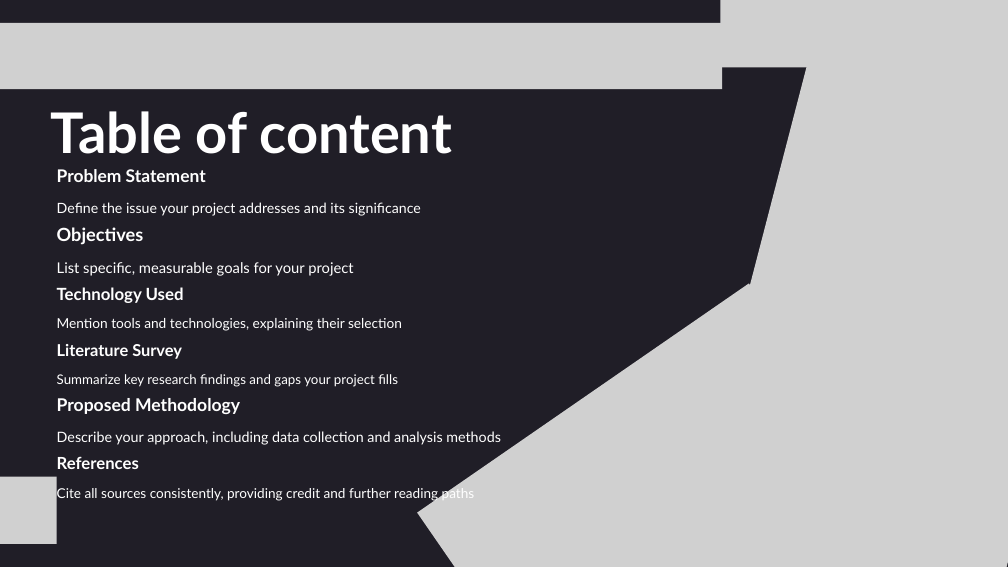
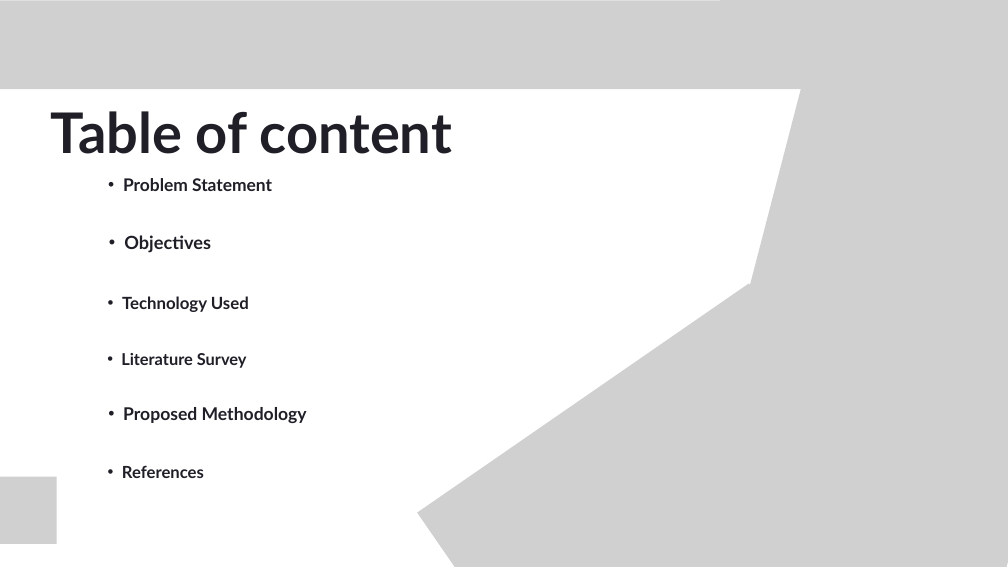
Before and after one commit to vansh1056/Major_project-Scan-pay-, a slide deck: slide 2 of document/Presentation - scan and pay.pptx. Drawn at 1008x567 pixels with LibreOffice and Linux fonts; fonts in the diff are those of the drawing; grey boxes stand for pictures. Boxes give left, top, right and bottom in pixels: in the first picture for what was removed or moved away, otherwise in the second. Text is boxed around its words. In the diff, an @@ line names an element or a change of style, - is before the commit and + after.

```diff
--- a/document/Presentation - scan and pay.pptx
+++ b/document/Presentation - scan and pay.pptx
@@ background #201E27 to #FFFFFF @@
@@ picture: place and size @@
-picture at (0,23,722,89)
+picture at (0,1,1008,89)
@@ text "Table of content" at (51,111,452,154): text colour #FFFFFF to #201E27 @@
@@ text "Problem Statement" at (123,178,272,191): text colour #FFFFFF to #201E27; bullet none to •; list level 1 to 2 in "Problem Statement" @@
@@ text removed at (57,202,421,216) @@
-Define the issue your project addresses and its significance
@@ text "Objectives" at (124,235,211,253): text colour #FFFFFF to #201E27; bullet none to •; list level 1 to 2 in "Objectives" @@
@@ text removed at (57,262,353,276) @@
-List specific, measurable goals for your project
@@ text "Technology Used" at (122,296,249,312): text colour #FFFFFF to #201E27; bullet none to •; list level 1 to 2 in "Technology Used" @@
@@ text removed at (57,318,402,331) @@
-Mention tools and technologies, explaining their selection
@@ text "Literature Survey" at (121,353,247,368): text colour #FFFFFF to #201E27; bullet none to •; list level 1 to 2 in "Literature Survey" @@
@@ text removed at (57,374,398,387) @@
-Summarize key research findings and gaps your project fills
@@ 6 texts: place and size @@
-6 texts at (57,169,240,469)
+6 texts at (121,178,307,478)
@@ text "Proposed Methodology" at (123,407,307,423): text colour #FFFFFF to #201E27; bullet none to •; list level 1 to 2 in "Proposed Methodology" @@
@@ text removed at (57,431,501,445) @@
-Describe your approach, including data collection and analysis methods
@@ text "References" at (122,465,204,478): text colour #FFFFFF to #201E27; bullet none to •; list level 1 to 2 in "References" @@
@@ text removed at (57,486,475,501) @@
-Cite all sources consistently, providing credit and further reading paths
```
Also in this commit, not shown: 12 other slides changed, 1 slide added.
